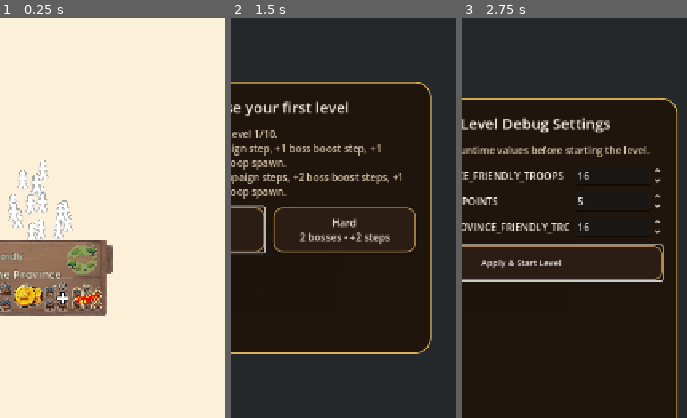
Above: before the commit, frames 1-3 (left to right).
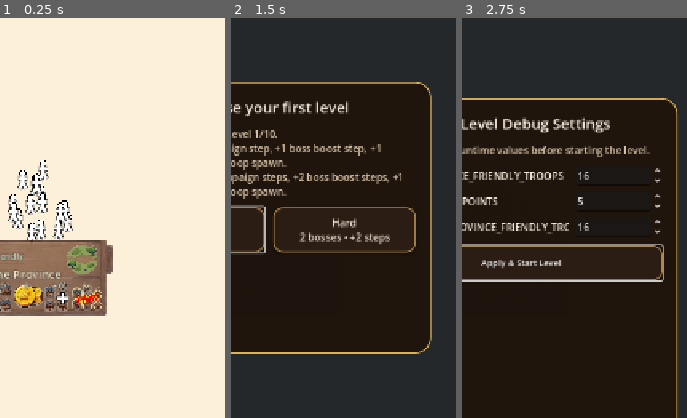
Above: after the commit, the same moments.

Repository: alocc911/aislingin
Game: Godot game, scene res://scenes/main.tscn
The game is run twice, just before and just after one commit, with the same random seed, the same clock (stepped at 60 frames per second) and the same inputs.
Inputs (mouse positions are % of the whole screen's width and height, from its top left):
- Up to frame 1 (0.25 s): no input
- Up to frame 2 (1.5 s): click (83, 94) at 0.52 s; type "12" at 0.6 s; click "R" at 1.25 s
- Up to frame 3 (2.75 s): click "Easy 1 boss • +1 step" at 2 s
The pictures show only the part of the screen within x 42-92%, y 0-50%; the shares and areas given below are measured in that part.

The runs differ from the first frame. In frame 1, 1.2% of the frame differs, in the area x 3-33%, y 35-56%; in frame 2, less than 0.1%; in frame 3, less than 0.1%.

Commit message:
Fix grand map province troop visuals layer ordering

Diff:
--- a/scripts/ProvinceSystem.gd
+++ b/scripts/ProvinceSystem.gd
@@ -22,7 +22,7 @@
 const PROVINCE_BORDER_OVERLAYS_Z_INDEX := LevelConfig.VISUAL_LAYER_BORDER_OVERLAYS
 const PROVINCE_COUNTS_BACKGROUND_Z_INDEX := LevelConfig.VISUAL_LAYER_PROVINCE_INFO_CARDS
 const PROVINCE_COUNTS_LABEL_Z_INDEX := LevelConfig.VISUAL_LAYER_PROVINCE_INFO_CARDS + 1
-const PROVINCE_TROOP_VISUALS_Z_INDEX := LevelConfig.VISUAL_LAYER_TROOPS
+const PROVINCE_TROOP_VISUALS_Z_INDEX := LevelConfig.VISUAL_LAYER_GRAND_MAP_PROVINCE_TROOPS
 const PROVINCE_TROOP_VISUALS_ROOT_NAME := "ProvinceTroopVisuals"
 const PROVINCE_TROOP_VISUALS_MAX_COUNT: int = 50
 const PROVINCE_TROOP_VISUALS_ICON_SIZE: float = 3.2
